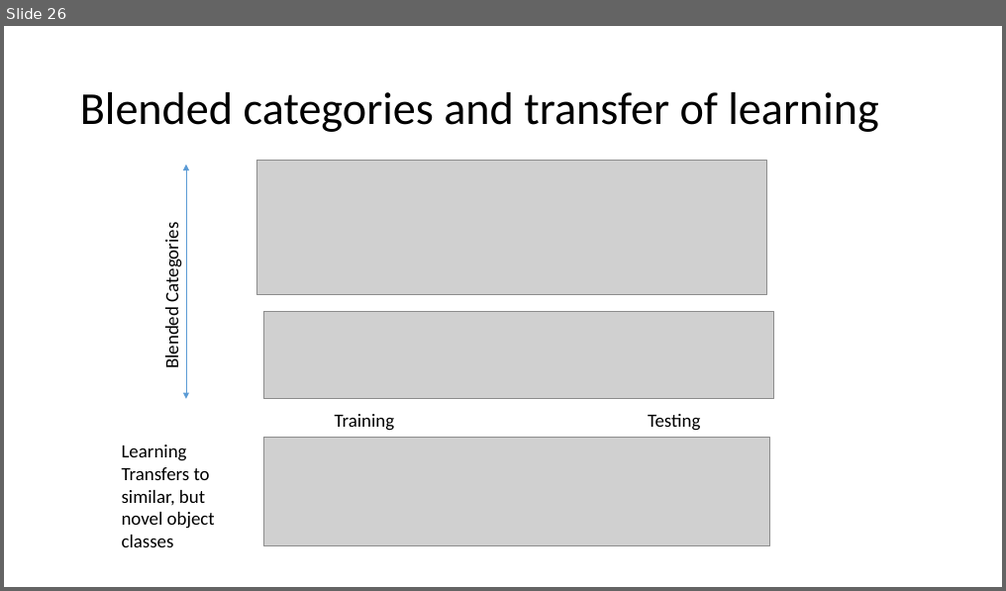
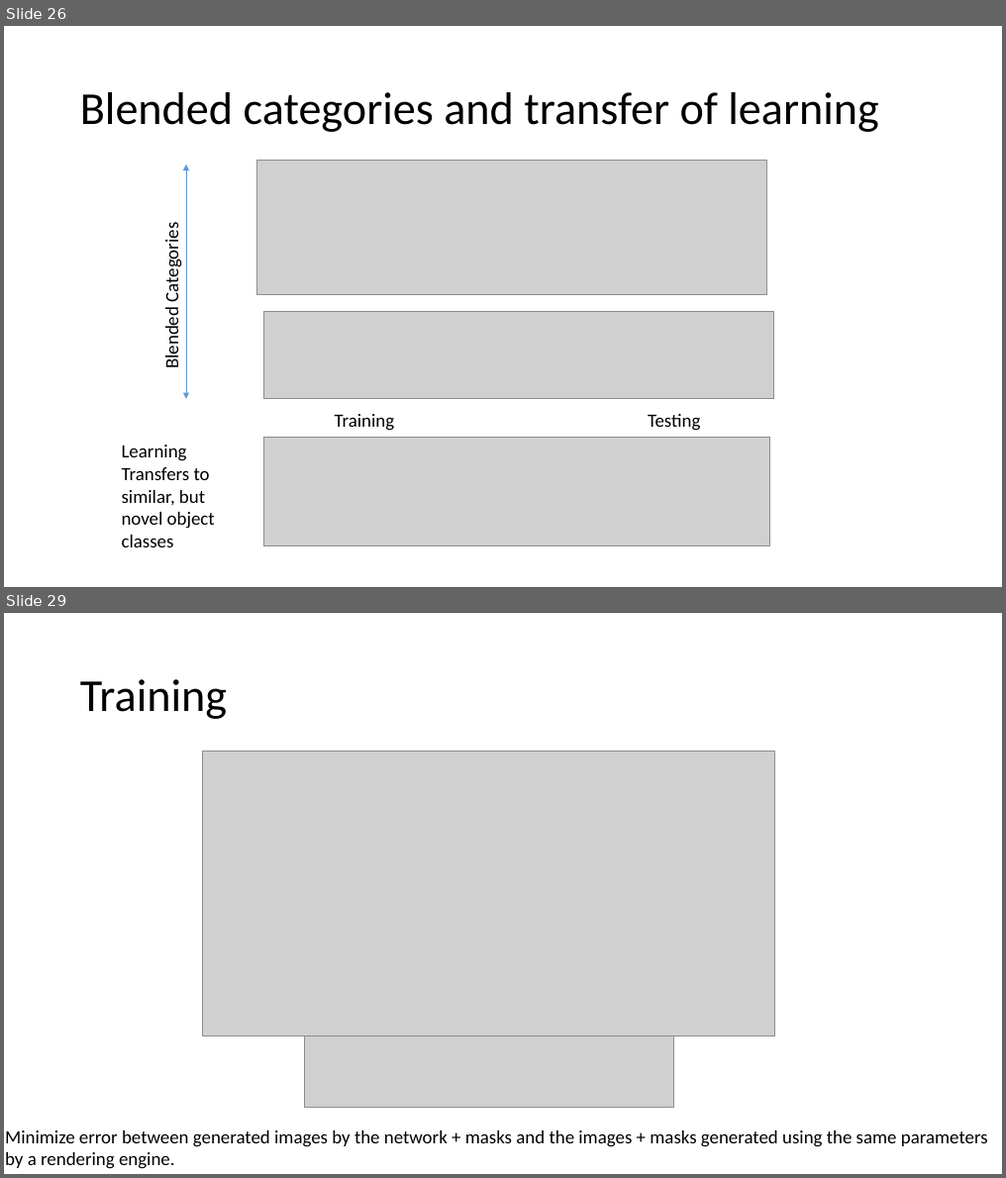
Before and after one commit to indivisibleatom/lectureNotes, a slide deck: sources/Guo_Mesh_Labeling.pptx. Shown one above the other, each under a label of ours: slide 26 before the commit, slides 26 and 29 after it; the slides between them are not shown. The pictures are 1006x591 and 1006x1178 pixels, drawn with LibreOffice and Linux fonts; fonts in the diff are those of the drawing; grey boxes stand for pictures. Boxes give left, top, right and bottom in pixels: in the first picture for what was removed or moved away, otherwise in the second. Text is boxed around its words. In the diff, an @@ line names an element or a change of style, - is before the commit and + after.

```diff
--- a/sources/Guo_Mesh_Labeling.pptx
+++ b/sources/Guo_Mesh_Labeling.pptx
@@ slide 29 added at box(4, 613, 1002, 1174), background #FFFFFF @@
@@ title added at box(80, 679, 227, 719), 44 pt, text #000000 @@
+Training
@@ picture added at box(202, 752, 775, 1036) @@
@@ picture added at box(304, 1036, 674, 1108) @@
@@ text added at box(5, 1131, 988, 1169), 18 pt, text #000000 @@
+Minimize error between generated images by the network + masks and the images + masks generated using the same parameters
+by a rendering engine.
```
Also in this commit, not shown: 1 slide changed, 4 other slides added.
